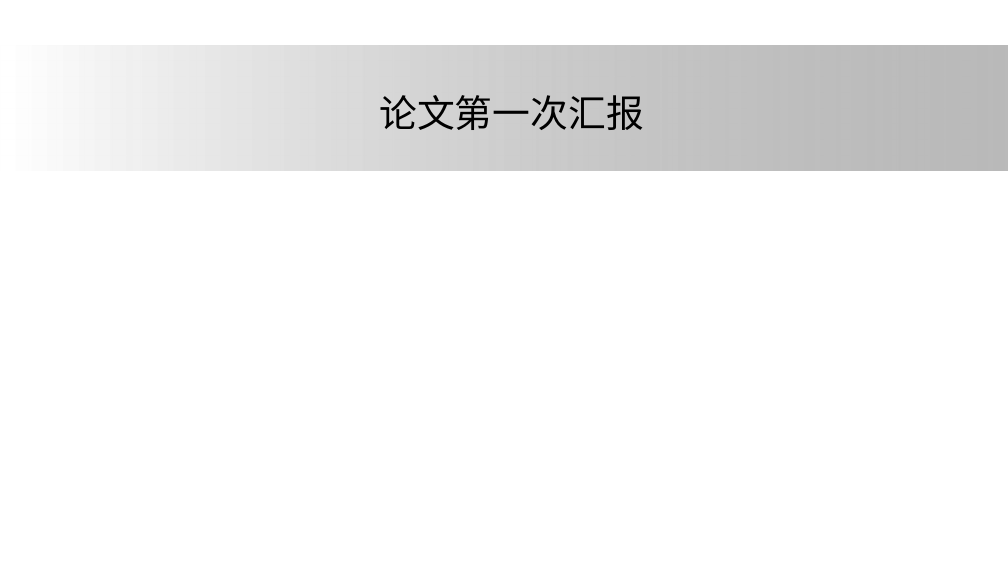
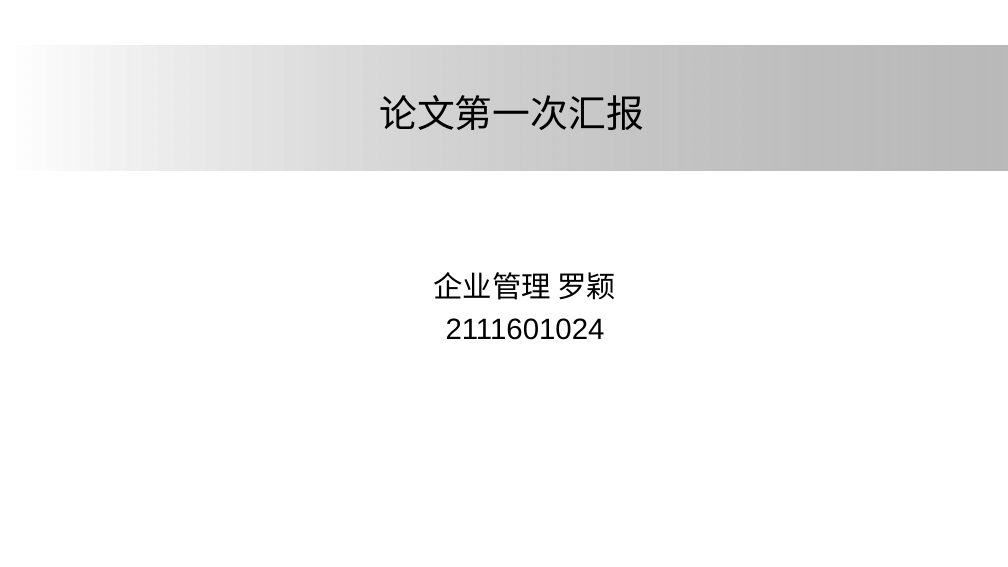
Before and after one commit to ElsaLuo/-, a slide deck: slide 1 of 我的坚果云/研究生搞学术/大论文/论文汇报/one.pptx. Drawn at 1008x567 pixels with LibreOffice and Linux fonts; fonts in the diff are those of the drawing; background and template pictures are left out. Boxes give left, top, right and bottom in pixels: in the first picture for what was removed or moved away, otherwise in the second. Text is boxed around its words. In the diff, an @@ line names an element or a change of style, - is before the commit and + after.

Commit message:
11.6-p

```diff
--- a/我的坚果云/研究生搞学术/大论文/论文汇报/one.pptx
+++ b/我的坚果云/研究生搞学术/大论文/论文汇报/one.pptx
@@ subtitle added at [434, 272, 617, 340], 28 pt, text #000000 @@
+企业管理 罗颖
+2111601024
```
Also in this commit, not shown: 1 other slide changed, 8 slides added, 3 slides removed.
